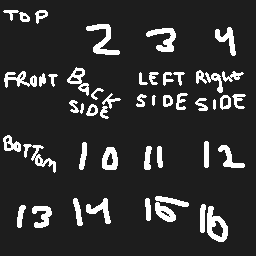
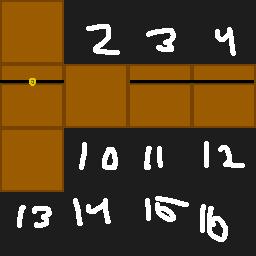
Before/after of a w=256, h=256 layered artwork. What changed in the layer stack:
added layer "Pasted Layer #1" above "Background" over [0, 0, 256, 192]
